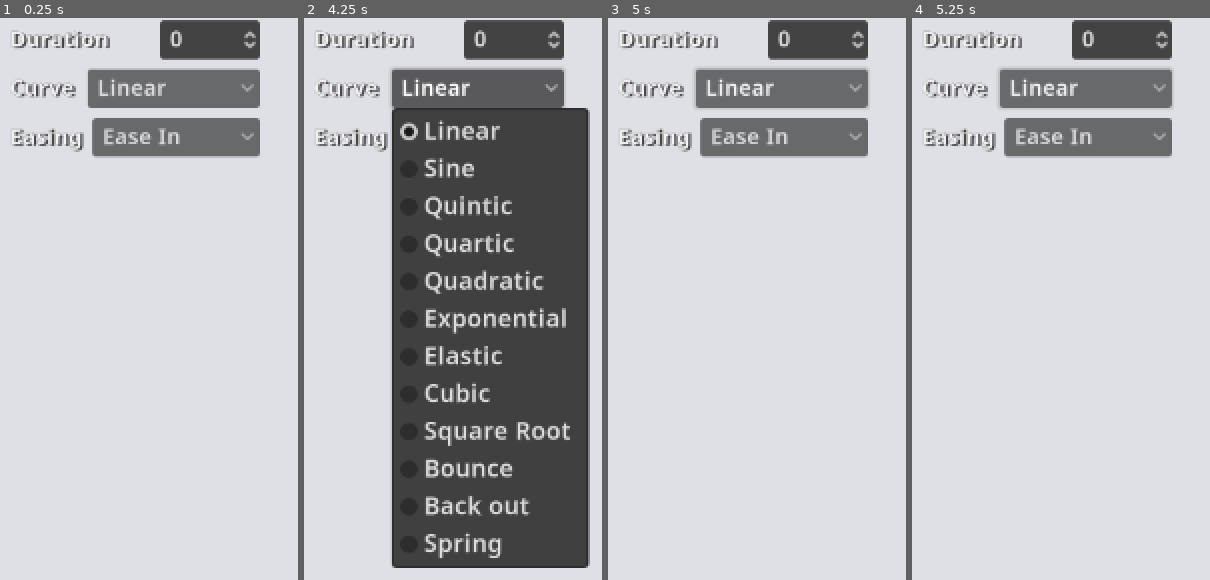
Above: before the commit, frames 1-4 (left to right).
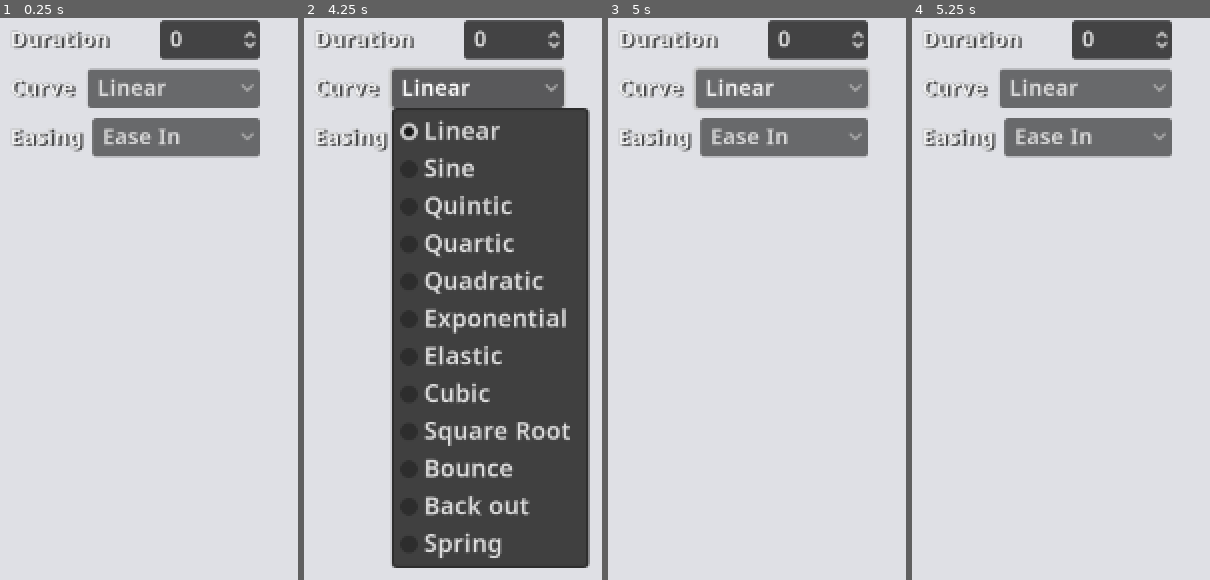
Above: after the commit, the same moments.

Repository: YuriSizov/ui-grovetender
Game: Godot game, scene res://gui/drawers/properties/TransitionPropertyEditor.tscn
The game is run twice, just before and just after one commit, with the same random seed, the same clock (stepped at 60 frames per second) and the same inputs. This scene is started directly instead of the project's main scene.
Inputs (mouse positions are in pixels of both pictures, inside the frame that each line leads up to):
- Up to frame 1 (0.25 s): no input
- Up to frame 2 (4.25 s): click "Linear" at 0.5 s; click "Ease In" at 1.25 s; click "Linear" at 2 s; click "Ease In" at 2.75 s; click "Linear" at 3.5 s
- Up to frame 3 (5 s): click "Ease In" at 4.25 s
- Up to frame 4 (5.25 s): tap Enter at 5 s; move the mouse to (outside the picture) at 5.02 s; hold Delete (grove_remove_elements) from 5.03 s (still down); click (outside the picture) at 5.17 s

Frames 1-3 are identical in both runs. In frame 4, 0.2% of the frame differs, in the area x 30-88%, y 9-17%.

Commit message:
WIP: Implement editing for transitions, improve previews

Diff:
--- a/gui/canvas/ElementProxy.gd
+++ b/gui/canvas/ElementProxy.gd
@@ -12,7 +12,6 @@
 var _renderer_data_map: Dictionary = {}
 
 @onready var _main_renderer: Control = %MainRenderer
-@onready var _transition_renderer: Control = %TransitionRenderer
 @onready var _state_renderers: Control = %States
 @onready var _children_root: Control = %Children
 
@@ -24,7 +23,6 @@
 
 func _ready() -> void:
 	_main_renderer.draw.connect(_renderer_draw.bind(_main_renderer))
-	_transition_renderer.draw.connect(_renderer_draw.bind(_transition_renderer))
 
 
 func _notification(what: int) -> void:
@@ -33,21 +31,8 @@
 	# references.
 	if what == NOTIFICATION_SCENE_INSTANTIATED:
 		_main_renderer = %MainRenderer
-		_transition_renderer = %TransitionRenderer
 		_state_renderers = %States
-
-
-# HACK: This is temporary to test the system, ideally the transition-aware view should be separate from the canvas.
-func _process(_delta: float) -> void:
-	if _transition_renderer && _transition_renderer.is_visible_in_tree():
-		var preview_spacing_size := element.get_state_preview_spacing()
-
-		var transition_data: BaseElementData = _renderer_data_map[_transition_renderer]
-		_transition_renderer.size = transition_data.size
-		_transition_renderer.position = transition_data.offset
-		_transition_renderer.position.y += preview_spacing_size.y
-
-		_transition_renderer.queue_redraw()
+		_children_root = %Children
 
 
 func _renderer_draw(renderer: Control) -> void:
@@ -121,8 +106,6 @@
 	# need to create a node for it.
 	if _main_renderer not in _renderer_data_map:
 		_renderer_data_map[_main_renderer] = element.get_default_state_data()
-	if _transition_renderer not in _renderer_data_map:
-		_renderer_data_map[_transition_renderer] = element.get_active_data()
 
 	# Update renderer nodes for variant states.
 
@@ -132,7 +115,7 @@
 	# Check existing renderers and track the ones which are no longer needed.
 	# Also ignore the ones which are present and don't need to be added.
 	for renderer: Control in _renderer_data_map:
-		if renderer == _main_renderer || renderer == _transition_renderer:
+		if renderer == _main_renderer:
 			continue
 
 		var element_data: BaseElementData = _renderer_data_map[renderer]
@@ -162,7 +145,7 @@
 
 func _remove_renderers() -> void:
 	for renderer: Control in _renderer_data_map:
-		if renderer == _main_renderer || renderer == _transition_renderer:
+		if renderer == _main_renderer:
 			continue
 
 		renderer.draw.disconnect(_renderer_draw.bind(renderer))
@@ -184,16 +167,10 @@
 	if not element || not is_inside_tree():
 		return
 
-	var preview_spacing_size := element.get_state_preview_spacing()
-
 	for renderer: Control in _renderer_data_map:
 		var element_data: BaseElementData = _renderer_data_map[renderer]
 		renderer.size = element_data.size
 		renderer.position = element_data.offset + element_data.preview_offset
-
-		# HACK: For the transition renderer, small adjustment is made manually. This is just for testing.
-		if renderer == _transition_renderer:
-			renderer.position.y += preview_spacing_size.y
 
 
 # Helpers.
--- a/gui/canvas/ElementProxy.tscn
+++ b/gui/canvas/ElementProxy.tscn
@@ -13,12 +13,6 @@
 anchors_preset = 0
 mouse_filter = 2
 
-[node name="TransitionRenderer" type="Control" parent="."]
-unique_name_in_owner = true
-visible = false
-anchors_preset = 0
-mouse_filter = 2
-
 [node name="States" type="Control" parent="."]
 unique_name_in_owner = true
 anchors_preset = 0
--- a/gui/drawers/properties/SectionPropertyEditor.gd
+++ b/gui/drawers/properties/SectionPropertyEditor.gd
@@ -16,6 +16,9 @@
 
 var icon: Texture2D = null:
 	set = set_icon
+
+var icon_hidden: bool = false:
+	set = set_icon_hidden
 
 @onready var _layout_container: HBoxContainer = %Layout
 @onready var _section_icon: TextureRect = %SectionIcon
@@ -118,11 +121,20 @@
 	_update_section_icon()
 
 
+func set_icon_hidden(value: bool) -> void:
+	if icon_hidden == value:
+		return
+	icon_hidden = value
+
+	_update_section_icon()
+
+
 func _update_section_icon() -> void:
 	if not is_inside_tree() || Engine.is_editor_hint():
 		return
 
 	_section_icon.texture = icon
+	_section_icon.visible = not icon_hidden
 
 
 func _update_section_name() -> void:
--- a/gui/drawers/properties/StepperPropertyEditor.gd
+++ b/gui/drawers/properties/StepperPropertyEditor.gd
@@ -43,16 +43,8 @@
 
 	for stepper: SpinBox in _stepper_grid.get_children():
 		stepper.value_changed.connect(_change_property_value.bind(stepper.get_index()))
-		stepper.gui_input.connect(_handle_stepper_input.bind(stepper))
-
 		stepper.get_line_edit().focus_entered.connect(_handle_stepper_focused.bind(stepper))
 		stepper.get_line_edit().focus_exited.connect(_handle_stepper_unfocused.bind(stepper))
-		# TODO: Maybe keep a simplified version for copy/paste operations?
-		# FIXME: Spinboxes have hidden behavior where right-clicking sets the value to min/max.
-		# Normally it's activated only by arrows, but if the context menu on the line edit is
-		# disabled, right clicks pass to the parent spinbox and it consumes it no mattere where
-		# the click lands. This is pretty annoying, and doubtfully expected.
-		stepper.get_line_edit().context_menu_enabled = false
 
 	_stepper_grid.sort_children.connect(queue_redraw)
 
@@ -178,17 +170,6 @@
 	_update_property_steppers()
 
 
-func _handle_stepper_input(event: InputEvent, stepper: SpinBox) -> void:
-	if event is InputEventMouseButton:
-		var mb := event as InputEventMouseButton
-
-		# When attempting to use the mouse wheel over one of the steppers, make it active.
-		if mb.pressed && (mb.button_index == MOUSE_BUTTON_WHEEL_DOWN || mb.button_index == MOUSE_BUTTON_WHEEL_UP):
-			if not stepper.get_line_edit().has_focus():
-				stepper.get_line_edit().grab_focus()
-				accept_event()
-
-
 func _handle_stepper_focused(stepper: SpinBox) -> void:
 	_focused_stepper = stepper
 	_start_editing()
--- a/gui/drawers/properties/TransitionPropertyEditor.gd
+++ b/gui/drawers/properties/TransitionPropertyEditor.gd
@@ -16,6 +16,10 @@
 @onready var _easing_label: Label = %EasingLabel
 @onready var _easing_value: OptionButton = %EasingValue
 
+var _pressed: bool = false
+var _label_pressed: Label = null
+var _focused_widget: Control = null
+
 
 static func create(element: UIElement, element_data: BaseElementData) -> TransitionPropertyEditor:
 	return _create(element, element_data, preload("res://gui/drawers/properties/TransitionPropertyEditor.tscn"))
@@ -25,13 +29,78 @@
 	super()
 	theme_type_variation = &"TransitionPropertyEditor"
 
+	mouse_exited.connect(func() -> void:
+		_pressed = false
+		_label_pressed = null
+	)
+
 
 func _ready() -> void:
 	super()
 
 	_setup_editor_widgets()
-
 	property_connected.connect(_update_editor_widgets)
+
+	_duration_value.value_changed.connect(_change_transition_duration)
+	_curve_value.item_selected.connect(_change_transition_curve)
+	_easing_value.item_selected.connect(_change_transition_easing)
+
+	_duration_label.gui_input.connect(_label_gui_input.bind(_duration_label))
+	_curve_label.gui_input.connect(_label_gui_input.bind(_curve_label))
+	_easing_label.gui_input.connect(_label_gui_input.bind(_easing_label))
+
+	var widgets: Array[Control] = [ _duration_value.get_line_edit(), _curve_value, _easing_value ]
+	for widget_control in widgets:
+		widget_control.focus_entered.connect(_handle_widget_focused.bind(widget_control))
+		widget_control.focus_exited.connect(_handle_widget_unfocused.bind(widget_control))
+
+
+func _input(event: InputEvent) -> void:
+	# Capture input events before GUI input in case we are going to click outside of this
+	# editor and need to gracefully exit the active state.
+
+	if not _editing_active:
+		return
+
+	if event is InputEventMouseButton:
+		var mb := event as InputEventMouseButton
+
+		if not get_global_rect().has_point(mb.global_position):
+			_cancel_editing()
+
+
+func _gui_input(event: InputEvent) -> void:
+	if event is InputEventMouseButton:
+		var mb := event as InputEventMouseButton
+
+		if mb.pressed && mb.button_index == MOUSE_BUTTON_LEFT:
+			_pressed = true
+			accept_event()
+			queue_redraw()
+
+		elif _pressed && not mb.pressed && mb.button_index == MOUSE_BUTTON_LEFT:
+			_pressed = false
+			accept_event()
+			queue_redraw()
+
+			_cancel_editing()
+
+
+func _label_gui_input(event: InputEvent, label_node: Label) -> void:
+	if event is InputEventMouseButton:
+		var mb := event as InputEventMouseButton
+
+		if mb.pressed && mb.button_index == MOUSE_BUTTON_LEFT:
+			_label_pressed = label_node
+			accept_event()
+			queue_redraw()
+
+		elif _label_pressed == label_node && not mb.pressed && mb.button_index == MOUSE_BUTTON_LEFT:
+			_label_pressed = null
+			accept_event()
+			queue_redraw()
+
+			_activate_widget_by_label(label_node)
 
 
 func _update_theme() -> void:
@@ -82,3 +151,68 @@
 	_duration_value.set_value_no_signal(transition_data.duration)
 	_curve_value.select(_curve_value.get_item_index(transition_data.curve))
 	_easing_value.select(_easing_value.get_item_index(transition_data.easing))
+
+
+func _activate_widget_by_label(widget_label: Label) -> void:
+	var widget_control: Control = null
+
+	if widget_label == _duration_label:
+		widget_control = _duration_value.get_line_edit()
+	elif widget_label == _curve_label:
+		widget_control = _curve_value
+	elif widget_label == _easing_label:
+		widget_control = _easing_value
+
+	if not widget_control:
+		return
+	if widget_control == _focused_widget:
+		_focused_widget.release_focus()
+	else:
+		widget_control.grab_focus()
+
+
+func _handle_widget_focused(widget_control: Control) -> void:
+	_focused_widget = widget_control
+	_start_editing()
+
+
+func _handle_widget_unfocused(widget_control: Control) -> void:
+	if _focused_widget == widget_control: # In case we've already gained focus elsewhere.
+		_focused_widget = null
+		_stop_editing()
+
+
+# Transition management.
+
+func _change_transition_duration(value: float) -> void:
+	if not has_property():
+		return
+
+	var transition_data: UITransition = get_property_value()
+	transition_data.set_duration(value)
+
+
+func _change_transition_curve(value_index: int) -> void:
+	if not has_property():
+		return
+
+	var transition_data: UITransition = get_property_value()
+	var value := _curve_value.get_item_id(value_index)
+	transition_data.set_curve(value)
+
+
+func _change_transition_easing(value_index: int) -> void:
+	if not has_property():
+		return
+
+	var transition_data: UITransition = get_property_value()
+	var value := _easing_value.get_item_id(value_index)
+	transition_data.set_easing(value)
+
+
+# Implementation.
+
+func _cancel_editing() -> void:
+	if _focused_widget:
+		_focused_widget.release_focus()
+	super()
--- a/gui/drawers/properties/TransitionPropertyEditor.tscn
+++ b/gui/drawers/properties/TransitionPropertyEditor.tscn
@@ -18,6 +18,7 @@
 [node name="DurationLabel" type="Label" parent="Layout/DurationEditor"]
 unique_name_in_owner = true
 layout_mode = 2
+mouse_filter = 1
 theme_type_variation = &"PropertyEditorLabel"
 text = "Duration"
 
@@ -41,6 +42,7 @@
 [node name="CurveLabel" type="Label" parent="Layout/CurveEditor"]
 unique_name_in_owner = true
 layout_mode = 2
+mouse_filter = 1
 theme_type_variation = &"PropertyEditorLabel"
 text = "Curve"
 
@@ -86,6 +88,7 @@
 [node name="EasingLabel" type="Label" parent="Layout/EasingEditor"]
 unique_name_in_owner = true
 layout_mode = 2
+mouse_filter = 1
 theme_type_variation = &"PropertyEditorLabel"
 text = "Easing"
 
--- a/gui/drawers/properties/TransitionPropertyPreview.gd
+++ b/gui/drawers/properties/TransitionPropertyPreview.gd
@@ -7,9 +7,24 @@
 @tool
 class_name TransitionPropertyPreview extends PropertyEditor
 
+const PLAYBACK_PLAY_ICON := preload("res://assets/ui/playback-handle-play.png")
+const PLAYBACK_PAUSE_ICON := preload("res://assets/ui/playback-handle-pause.png")
+
+const PLAYBACK_STEP_DELAY := 0.5
+
+enum PlaybackDirection {
+	PLAYBACK_IN,
+	PLAYBACK_OUT,
+}
+
+var _playing: bool = false
+var _playback_timer: SceneTreeTimer = null
+var _playback_direction: PlaybackDirection = PlaybackDirection.PLAYBACK_OUT # It's inverted on call, so first direction is IN.
+
 @onready var _preview_area: Panel = %PreviewArea
 @onready var _preview_control: Control = %Preview
 @onready var _playback_button: Button = %PlaybackHandle
+@onready var _playback_label: Label = %PlaybackLabel
 
 
 static func create(element: UIElement, element_data: BaseElementData) -> TransitionPropertyPreview:
@@ -24,20 +39,60 @@
 func _ready() -> void:
 	super()
 
-	_update_preview()
-	state_connected.connect(_update_preview)
+	_setup_preview()
+
+	state_disconnected.connect(_clear_preview)
+	state_connected.connect(_setup_preview)
+
 	_preview_control.draw.connect(_draw_preview)
+	_playback_button.pressed.connect(_toggle_playback)
+
+
+func _update_theme() -> void:
+	if not is_node_ready():
+		return
+
+	_preview_area.add_theme_stylebox_override("panel", get_theme_stylebox("preview_panel"))
+
+
+func _clear_theme() -> void:
+	if not is_node_ready():
+		return
+
+	_preview_area.remove_theme_stylebox_override("panel")
+
+
+func _process(_delta: float) -> void:
+	if _playing:
+		_update_preview_transform()
 
 
 # Preview management.
 
-func _update_preview() -> void:
+func _setup_preview() -> void:
 	if not _element:
 		return
 
+	_element.data_changed.connect(_clear_preview)
+
+	_reset_playback()
+	_element.deactivate_all_states()
+	_update_preview_transform()
+
+
+func _clear_preview() -> void:
+	if not _element:
+		return
+
+	_element.data_changed.disconnect(_clear_preview)
+
+
+func _update_preview_transform() -> void:
 	var element_rect := _element.get_active_state_rect()
+	var element_data := _element.get_active_data()
+
 	_preview_control.size = element_rect.size
-	_preview_control.position = (_preview_area.size - _preview_control.size) / 2.0
+	_preview_control.position = (_preview_area.size - _preview_control.size) / 2.0 + element_data.offset
 	_preview_control.queue_redraw()
 
 
@@ -47,3 +102,74 @@
 
 	var active_data := _element.get_active_data()
 	active_data.draw(_preview_control)
+
+
+# Playback management.
+
+func _start_playback() -> void:
+	if _playing:
+		return
+
+	_playing = true
+	_update_playback_state()
+	_start_playback_step()
+
+
+func _stop_playback() -> void:
+	if not _playing:
+		return
+
+	_reset_playback()
+	_element.deactivate_all_states()
+	_update_preview_transform()
+
+
+func _toggle_playback() -> void:
+	if _playing:
+		_stop_playback()
+	else:
+		_start_playback()
+
+
+func _reset_playback() -> void:
+	_playing = false
+	_playback_direction = PlaybackDirection.PLAYBACK_OUT
+	if _playback_timer:
+		_playback_timer.timeout.disconnect(_start_playback_step)
+		_playback_timer = null
+
+	_update_playback_state()
+
+
+func _start_playback_step() -> void:
+	if not _playing:
+		return
+
+	if _playback_direction == PlaybackDirection.PLAYBACK_OUT:
+		_playback_direction = PlaybackDirection.PLAYBACK_IN
+		_playback_timer = get_tree().create_timer(_element_data.state_in_transition.duration + PLAYBACK_STEP_DELAY)
+		_playback_timer.timeout.connect(_start_playback_step)
+
+		_element_data.state.set_active(true)
+		_playback_label.text = "Transition: In"
+
+	elif _playback_direction == PlaybackDirection.PLAYBACK_IN:
+		_playback_direction = PlaybackDirection.PLAYBACK_OUT
+		_playback_timer = get_tree().create_timer(_element_data.state_out_transition.duration + PLAYBACK_STEP_DELAY)
+		_playback_timer.timeout.connect(_start_playback_step)
+
+		_element_data.state.set_active(false)
+		_playback_label.text = "Transition: Out"
+
+
+func _update_playback_state() -> void:
+	if not is_node_ready():
+		return
+
+	if _playing:
+		_playback_button.icon = PLAYBACK_PAUSE_ICON
+		_playback_button.tooltip_text = "Pause the transition preview."
+	else:
+		_playback_button.icon = PLAYBACK_PLAY_ICON
+		_playback_button.tooltip_text = "Play the transition preview."
+		_playback_label.text = ""
--- a/gui/drawers/properties/TransitionPropertyPreview.tscn
+++ b/gui/drawers/properties/TransitionPropertyPreview.tscn
@@ -10,7 +10,7 @@
 [node name="PreviewArea" type="Panel" parent="."]
 unique_name_in_owner = true
 clip_contents = true
-custom_minimum_size = Vector2(320, 240)
+custom_minimum_size = Vector2(320, 200)
 layout_mode = 2
 
 [node name="Preview" type="Control" parent="PreviewArea"]
@@ -36,7 +36,15 @@
 unique_name_in_owner = true
 custom_minimum_size = Vector2(24, 24)
 layout_mode = 2
+size_flags_vertical = 4
 theme_type_variation = &"LightIconButton"
 icon = ExtResource("2_g344p")
 icon_alignment = 1
 expand_icon = true
+
+[node name="PlaybackLabel" type="Label" parent="PreviewArea/PreviewControls"]
+unique_name_in_owner = true
+layout_mode = 2
+theme_type_variation = &"PropertyEditorLabel"
+text = "Playback status"
+vertical_alignment = 1
--- a/gui/theme/project_theme.tres
+++ b/gui/theme/project_theme.tres
@@ -499,6 +499,10 @@
 thickness = 2
 
 [sub_resource type="StyleBoxEmpty" id="StyleBoxEmpty_ivebc"]
+
+[sub_resource type="StyleBoxFlat" id="StyleBoxFlat_wlywn"]
+bg_color = Color(0.851309, 0.855903, 0.878926, 1)
+corner_detail = 4
 
 [sub_resource type="StyleBoxFlat" id="StyleBoxFlat_x8v7q"]
 bg_color = Color(0.51625, 0.663092, 0.775114, 1)
@@ -798,6 +802,7 @@
 TransitionPropertyEditor/constants/margin_right = 8
 TransitionPropertyEditor/constants/margin_top = 2
 TransitionPropertyPreview/base_type = &"PropertyEditor"
+TransitionPropertyPreview/styles/preview_panel = SubResource("StyleBoxFlat_wlywn")
 ValuePropertyEditor/base_type = &"PropertyEditor"
 ValuePropertyEditor/constants/base_separation = 8
 ValuePropertyEditor/constants/margin_bottom = 2
--- a/gui/widgets/SimpleStepper.gd
+++ b/gui/widgets/SimpleStepper.gd
@@ -10,6 +10,13 @@
 
 func _ready() -> void:
 	_update_theme()
+
+	# FIXME: When value changes not through numeric input, but via the arrows or the mouse wheel
+	# and the length of the resulting string increases, the selection is not updated.
+
+	# TODO: Maybe keep a simplified version for copy/paste operations?
+	get_line_edit().context_menu_enabled = false
+	get_line_edit().gui_input.connect(_lineedit_gui_input)
 
 
 func _notification(what: int) -> void:
@@ -56,3 +63,27 @@
 	var updown_size := updown_icon.get_size()
 	var updown_position := Vector2(size.x - updown_size.x, (size.y - updown_size.y) / 2.0)
 	draw_texture_rect(updown_icon, Rect2(updown_position, updown_size), false)
+
+
+func _gui_input(event: InputEvent) -> void:
+	if event is InputEventMouseButton:
+		var mb := event as InputEventMouseButton
+
+		# When attempting to use the mouse wheel over the stepper, make it active.
+		if mb.pressed && (mb.button_index == MOUSE_BUTTON_WHEEL_DOWN || mb.button_index == MOUSE_BUTTON_WHEEL_UP):
+			if not get_line_edit().has_focus():
+				get_line_edit().grab_focus()
+				accept_event()
+
+
+func _lineedit_gui_input(event: InputEvent) -> void:
+	# Spinboxes have hidden behavior where right-clicking sets the value to min/max.
+	# Normally it's activated only by arrows, but if the context menu on the line edit is
+	# disabled, right clicks pass to the parent spinbox and it consumes it no mattere where
+	# the click lands. This is pretty annoying, and doubtfully expected.
+
+	if event is InputEventMouseButton:
+		var mb := event as InputEventMouseButton
+
+		if mb.button_index == MOUSE_BUTTON_RIGHT:
+			accept_event()
--- a/objects/UIElement.gd
+++ b/objects/UIElement.gd
@@ -23,7 +23,7 @@
 signal editor_deselected()
 
 # TODO: Make this adjustible, probably. Possibly together with the "combined size" too.
-const STATE_RENDERER_PADDING := 32.0
+const STATE_RENDERER_PADDING := 64.0
 
 ## The unique name of this element. User-facing and user-adjustible, can be
 ## used when generating the API on export.
@@ -163,6 +163,19 @@
 	_create_state_nocheck(state_type, state_name)
 
 
+func deactivate_all_states() -> void:
+	for state_data in variant_states:
+		state_data.state.set_active(false, true)
+
+	for property_name in default_state.get_data_properties():
+		var value: Variant = default_state.get(property_name)
+		_active_data.set(property_name, value)
+
+	_update_combined_size()
+	data_changed.emit()
+	transform_queued.emit()
+
+
 func _handle_activated_state(state_data: BaseElementData) -> void:
 	# Only consider properties that this state can potentially affect.
 	var state_properties := state_data.state.properties
--- a/objects/UIState.gd
+++ b/objects/UIState.gd
@@ -43,11 +43,13 @@
 	return active
 
 
-func set_active(value: bool) -> void:
+func set_active(value: bool, silent: bool = false) -> void:
 	if active == value:
 		return
 
 	active = value
+	if silent:
+		return
 
 	if active:
 		state_activated.emit()
--- a/objects/UITransition.gd
+++ b/objects/UITransition.gd
@@ -9,9 +9,35 @@
 ## It is owned by a BaseElementData instance.
 class_name UITransition extends Resource
 
+signal transition_changed()
+
 ## The duration of this transition.
 @export var duration: float = 0.0
 ## The type of curve for this transition.
 @export var curve: Tween.TransitionType = Tween.TRANS_LINEAR
 ## The easing type of this transition.
 @export var easing: Tween.EaseType = Tween.EASE_IN_OUT
+
+
+func set_duration(value: float) -> void:
+	if duration == value:
+		return
+
+	duration = value
+	transition_changed.emit()
+
+
+func set_curve(value: Tween.TransitionType) -> void:
+	if curve == value:
+		return
+
+	curve = value
+	transition_changed.emit()
+
+
+func set_easing(value: Tween.EaseType) -> void:
+	if easing == value:
+		return
+
+	easing = value
+	transition_changed.emit()
--- a/objects/elements/BaseElementData.gd
+++ b/objects/elements/BaseElementData.gd
@@ -149,7 +149,7 @@
 			# State IN transition.
 
 			var transition_in_section := SectionPropertyEditor.create(element, self)
-			transition_in_section.label = "Transition In"
+			transition_in_section.label = "In Transition"
 			properties.push_back(transition_in_section)
 
 			var transition_in_editor := TransitionPropertyEditor.create(element, self)
@@ -160,7 +160,7 @@
 			# State OUT transition.
 
 			var transition_out_section := SectionPropertyEditor.create(element, self)
-			transition_out_section.label = "Transition Out"
+			transition_out_section.label = "Out Transition"
 			properties.push_back(transition_out_section)
 
 			var transition_out_editor := TransitionPropertyEditor.create(element, self)
@@ -172,6 +172,7 @@
 
 			var preview_section := SectionPropertyEditor.create(element, self)
 			preview_section.label = "Preview"
+			preview_section.icon_hidden = true
 			properties.push_back(preview_section)
 
 			var preview_editor := TransitionPropertyPreview.create(element, self)
Not shown: 1 places in gui/theme/project_theme.tres that only renumber resources
